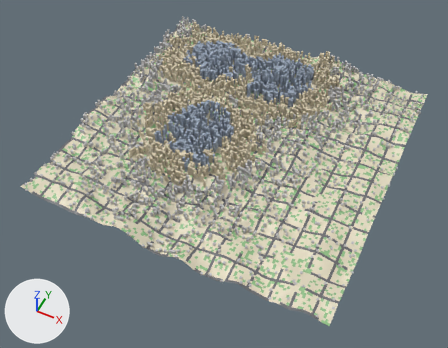
One commit to the Blender file data/week3_city.blend: the scene before it, then after it.
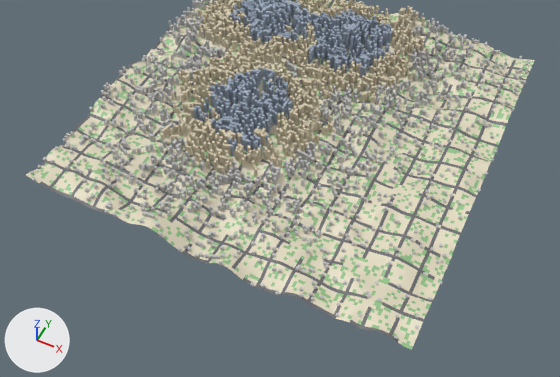
The first picture shows the older version from a 50 mm lens placed at (140.4, -104.9, 189.3), pointed at (62.8, 50.3, -4.7). The close-ups show the older and then the newer version on the part from 0% to 100% of the width and 13% to 100% of the height of that picture. Only the edits that show in the close-ups are written down. Every picture has the same lights, and +X, +Y and +Z are marked at lower left.

Objects in the first close-up: 'Buildings', 'Terrain'.
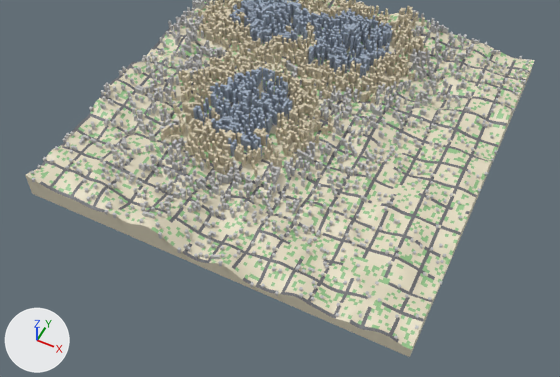
Boxes [x1, y1, x2, y2] around the edits, measured in the close-ups (560 x 377 px):
'Terrain', reshaped: before [26, 0, 535, 350]; after [25, 0, 535, 357]
part 1 of me_terrainmesh, added: after [25, 63, 534, 357]

The change in detail:
me_terrainmesh is used by ob_terrain; location (0.0, 0.0, 0.0).
me_terrainmesh had 16384 vertices, 16129 faces and spanned x 0.0..127.0, y 0.0..127.0, z 0.0..8.0.
me_terrainmesh now has 16892 vertices, 16638 faces and spans x 0.0..127.0, y 0.0..127.0, z -2.0..8.0.
me_terrainmesh part 1: 508 vertices added at x 0.0..127.0, y 0.0..127.0, z -2.0.
